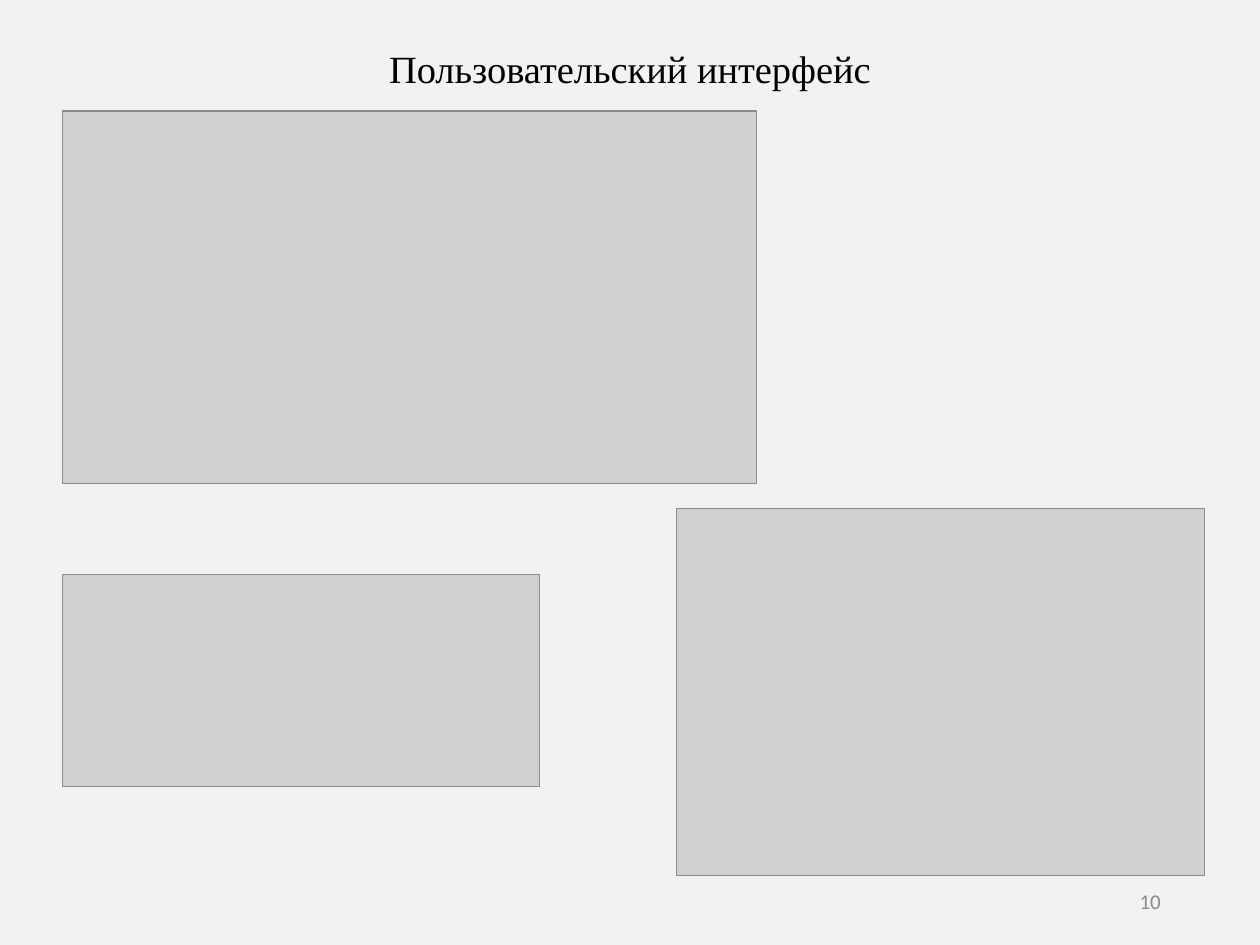
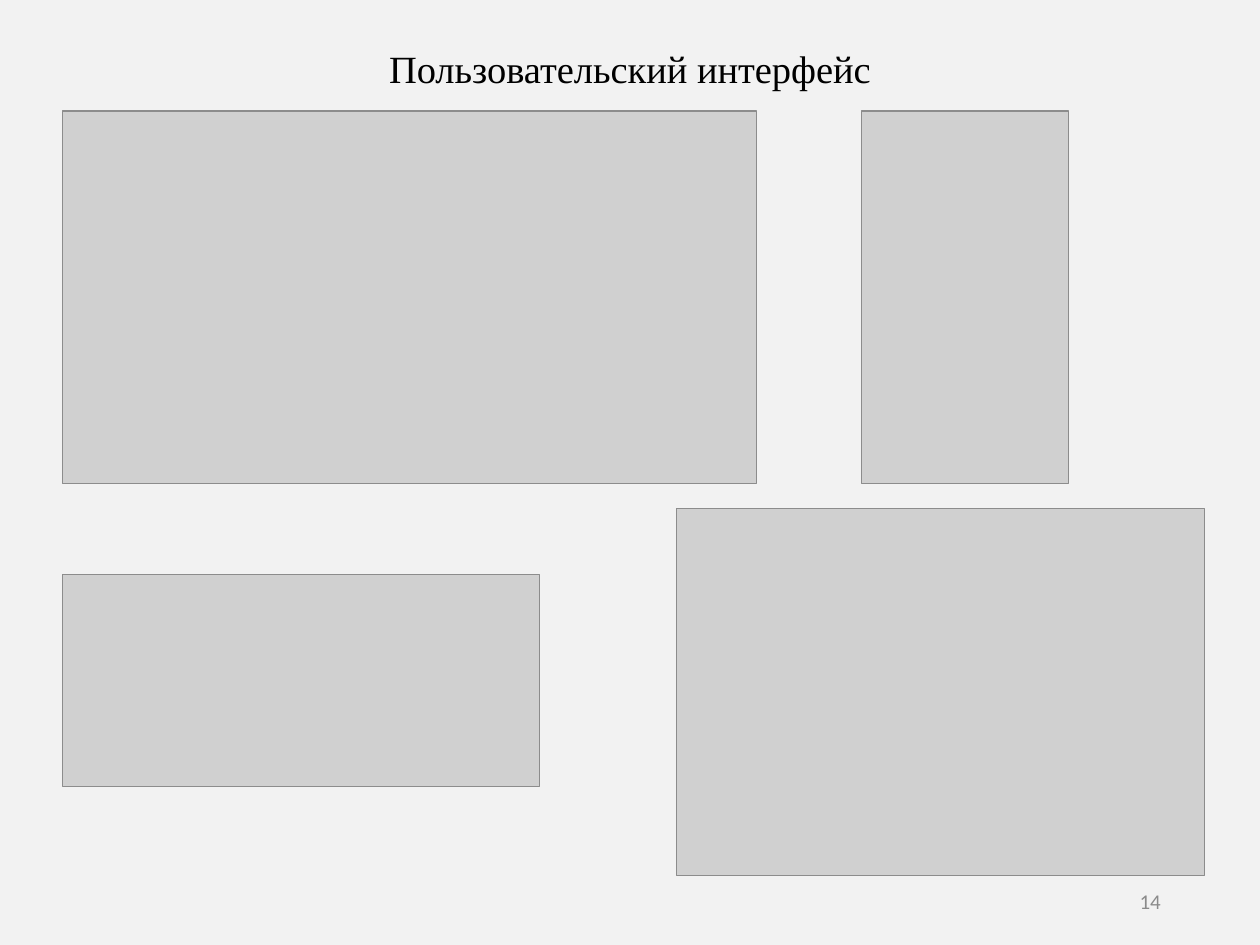
Before and after one commit to LavruhinMax/Diplom, a slide deck: slide 14 of doc/Презентация.pptx (slide 10 before the commit). Drawn at 1260x945 pixels with LibreOffice and Linux fonts; fonts in the diff are those of the drawing; grey boxes stand for pictures. Boxes give left, top, right and bottom in pixels: in the first picture for what was removed or moved away, otherwise in the second. Text is boxed around its words. In the diff, an @@ line names an element or a change of style, - is before the commit and + after.

```diff
--- a/doc/Презентация.pptx
+++ b/doc/Презентация.pptx
@@ picture added at (x1=862, y1=111, x2=1068, y2=484) @@
@@ page number at (x1=1140, y1=895, x2=1161, y2=909): text changed @@
-10
+14
```
Also in this commit, not shown: 4 other slides changed, 5 slides added, 13 other files.
